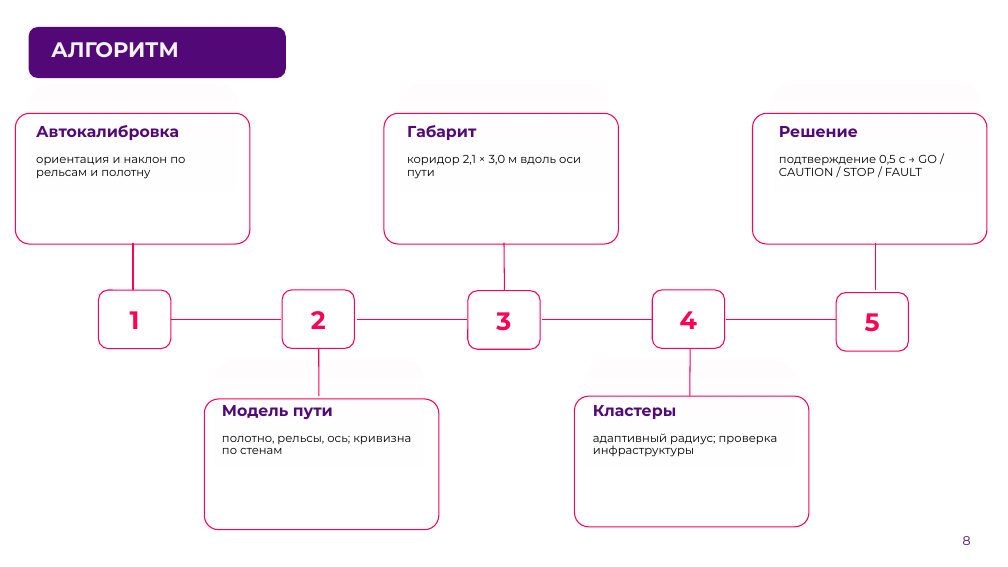
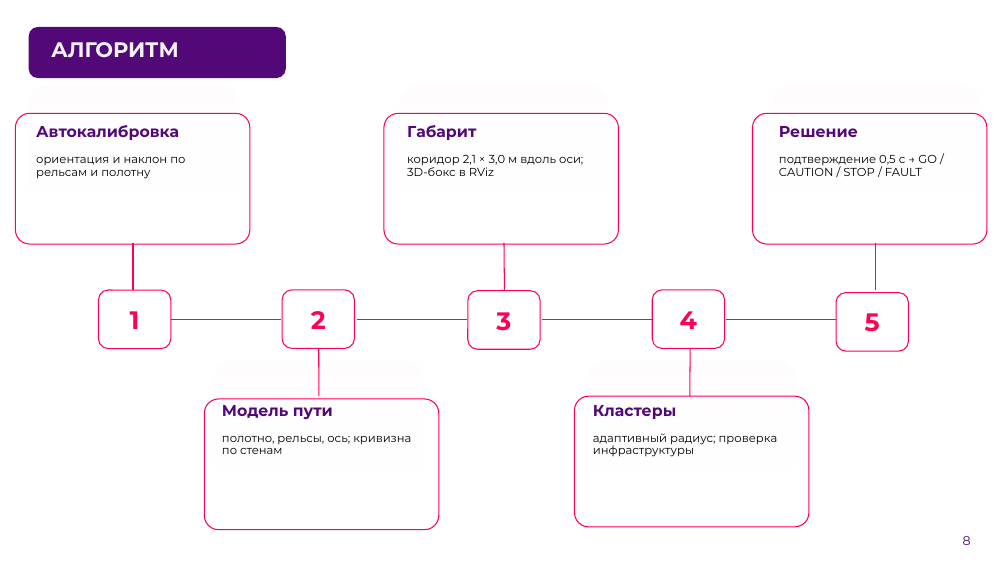
Before and after one commit to pmixay/ReSense, a slide deck: slide 8 of docs/presentation/ReSense_LCT2026.pptx. Drawn at 1008x567 pixels with LibreOffice and Linux fonts; fonts in the diff are those of the drawing; background and template pictures are left out. Boxes give left, top, right and bottom in pixels: in the first picture for what was removed or moved away, otherwise in the second. Text is boxed around its words. In the diff, an @@ line names an element or a change of style, - is before the commit and + after.

```diff
--- a/docs/presentation/ReSense_LCT2026.pptx
+++ b/docs/presentation/ReSense_LCT2026.pptx
@@ text at bbox=[407, 155, 583, 176]: text changed @@
-коридор 2,1 × 3,0 м вдоль оси пути
+коридор 2,1 × 3,0 м вдоль оси; 3D-бокс в RViz
```
Also in this commit, not shown: 9 other slides changed, 2 other files.
